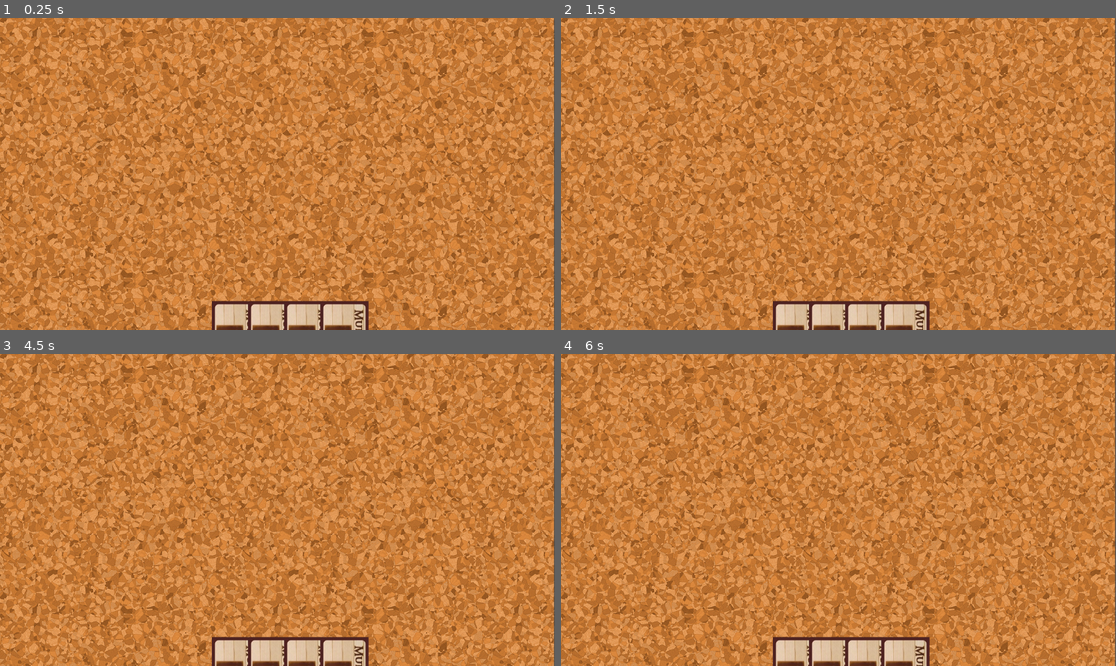
Above: before the commit, frames 1-4 (two rows, left to right).
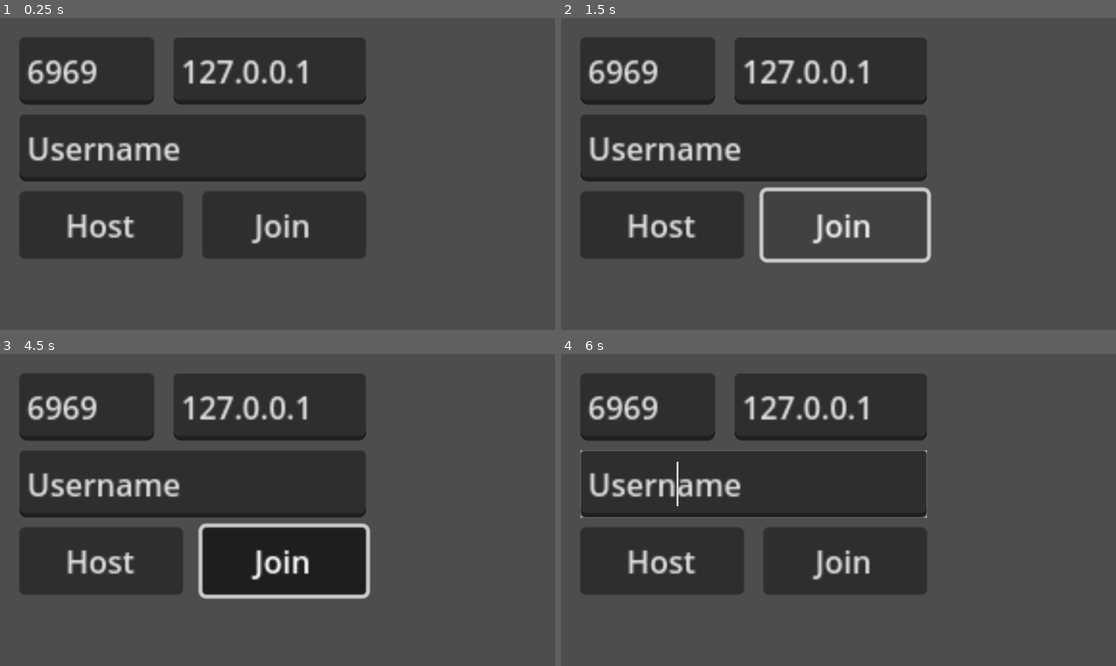
Above: after the commit, the same moments.

Repository: Gompa27/CardSim
Game: Godot game, scene res://Scenes/login.tscn
The game is run twice, just before and just after one commit, with the same random seed, the same clock (stepped at 60 frames per second) and the same inputs. Before the commit the project starts from res://Scenes/main.tscn.
Inputs (mouse positions are in pixels of both pictures, inside the frame that each line leads up to):
- Up to frame 1 (0.25 s): no input
- Up to frame 2 (1.5 s): click (660, 223) at 0.5 s, where only the run after the commit has a clickable "Host"; click (844, 223) at 1.25 s, where only the run after the commit has a clickable "Join"
- Up to frame 3 (4.5 s): move the mouse to (399, 494) at 2.02 s; click (399, 494) at 2.17 s; move the mouse to (166, 525) at 2.77 s; click (166, 525) at 2.92 s; move the mouse to (333, 441) at 3.52 s; click (333, 441) at 3.67 s; move the mouse to (249, 572) at 4.27 s; click (249, 572) at 4.42 s
- Up to frame 4 (6 s): move the mouse to (1005, 556) at 5.02 s; click (1005, 556) at 5.17 s; move the mouse to (672, 463) at 5.77 s; click (672, 463) at 5.92 s

The runs differ from the first frame. In frame 1, 100% of the frame differs, in the area x 0-100%, y 0-100%; in frame 2, 100%; in frame 3, 100%; in frame 4, 100%.

Commit message:
Añade escena de login y la setea como principal

Diff:
--- /dev/null
+++ b/Scenes/login.tscn
@@ -0,0 +1,62 @@
+[gd_scene format=3 uid="uid://c3r5cjw3wgh3s"]
+
+[node name="Login" type="Control"]
+layout_mode = 3
+anchors_preset = 15
+anchor_right = 1.0
+anchor_bottom = 1.0
+grow_horizontal = 2
+grow_vertical = 2
+scale = Vector2(4, 4)
+
+[node name="PortText" type="TextEdit" parent="."]
+clip_contents = false
+custom_minimum_size = Vector2(70, 35)
+layout_mode = 2
+offset_left = 10.0
+offset_top = 10.0
+offset_right = 80.0
+offset_bottom = 40.0
+text = "6969"
+placeholder_text = "Port"
+scroll_fit_content_height = true
+
+[node name="IpAddressText" type="TextEdit" parent="."]
+custom_minimum_size = Vector2(100, 35)
+layout_mode = 2
+offset_left = 90.0
+offset_top = 10.0
+offset_right = 190.0
+offset_bottom = 40.0
+text = "127.0.0.1"
+placeholder_text = "Ip Address"
+scroll_fit_content_height = true
+
+[node name="UsernameText" type="TextEdit" parent="."]
+custom_minimum_size = Vector2(180, 35)
+layout_mode = 0
+offset_left = 10.0
+offset_top = 50.0
+offset_right = 190.0
+offset_bottom = 80.0
+text = "Username"
+placeholder_text = "Username"
+scroll_fit_content_height = true
+
+[node name="HostButton" type="Button" parent="."]
+custom_minimum_size = Vector2(85, 35)
+layout_mode = 2
+offset_left = 10.0
+offset_top = 90.0
+offset_right = 95.0
+offset_bottom = 121.0
+text = "Host"
+
+[node name="JoinButton" type="Button" parent="."]
+custom_minimum_size = Vector2(85, 35)
+layout_mode = 2
+offset_left = 105.0
+offset_top = 90.0
+offset_right = 190.0
+offset_bottom = 121.0
+text = "Join"
--- a/project.godot
+++ b/project.godot
@@ -11,7 +11,7 @@
 [application]
 
 config/name="CardSim"
-run/main_scene="res://Scenes/main.tscn"
+run/main_scene="res://Scenes/login.tscn"
 config/features=PackedStringArray("4.3", "Forward Plus")
 config/icon="res://icon.svg"
 
